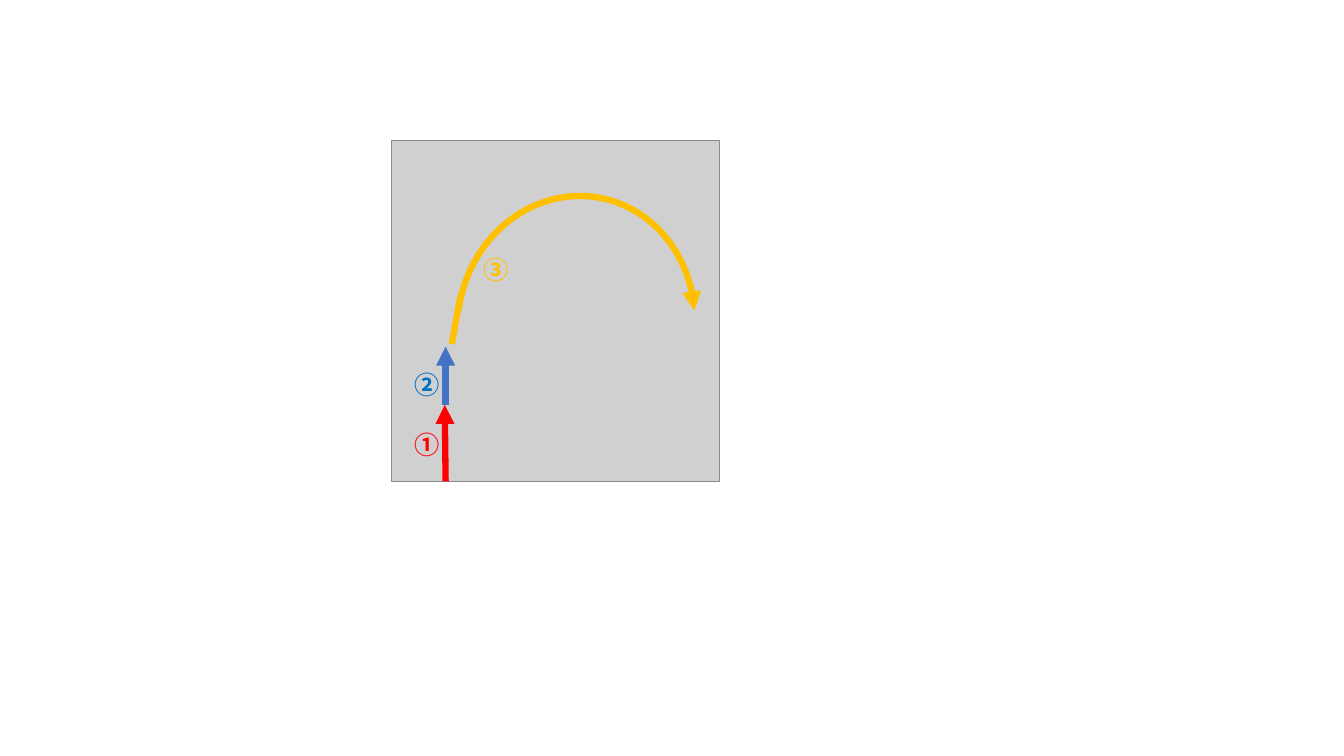
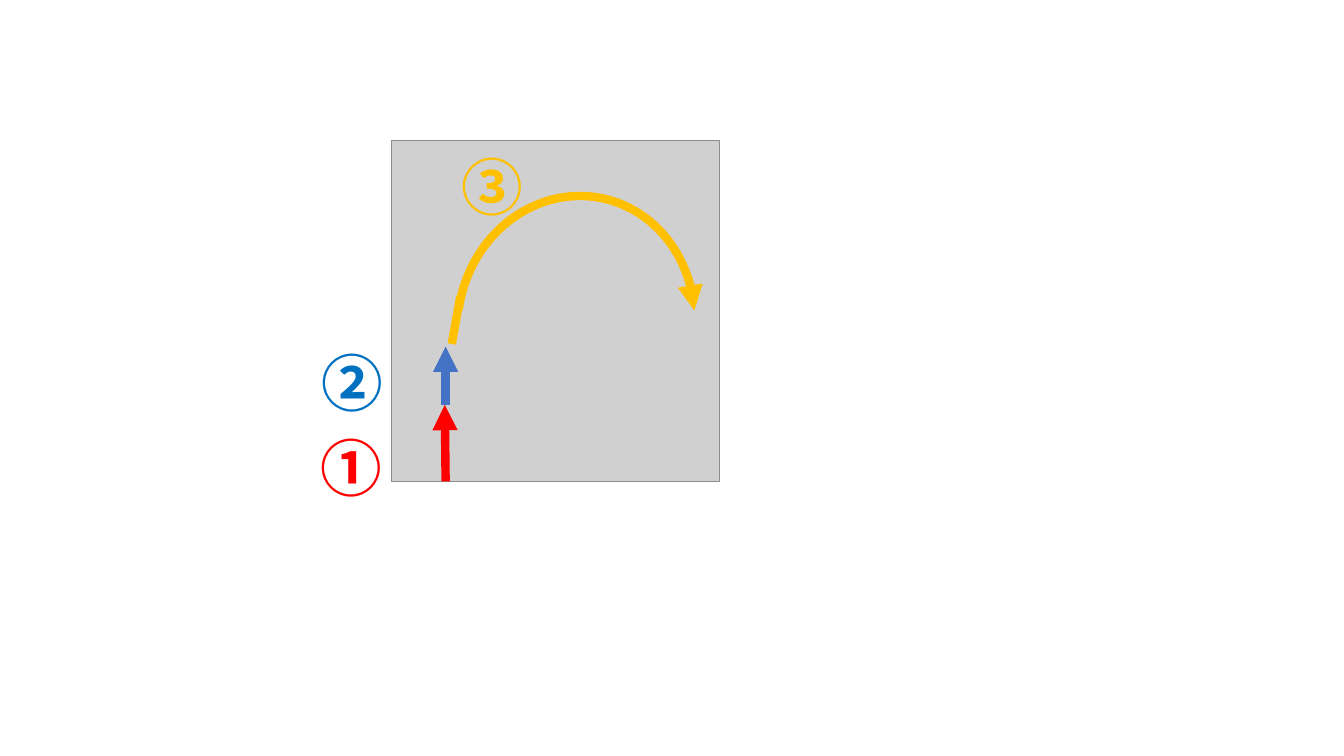
Before and after one commit to miyoshiyuu-systena/tenarobo-primary-mil-2025, a slide deck: slide 1 of model/素材/2.1.1_基本戦略.pptx. Drawn at 1344x756 pixels with LibreOffice and Linux fonts; fonts in the diff are those of the drawing; grey boxes stand for pictures. Boxes give left, top, right and bottom in pixels: in the first picture for what was removed or moved away, otherwise in the second. Text is boxed around its words. In the diff, an @@ line names an element or a change of style, - is before the commit and + after.

```diff
--- a/model/素材/2.1.1_基本戦略.pptx
+++ b/model/素材/2.1.1_基本戦略.pptx
@@ size 18 to 44 pt in 3 elements at box(322, 353, 384, 412), box(320, 438, 382, 497), box(462, 157, 524, 226) @@
@@ text "③": place and size @@
-text "③" at box(484, 257, 509, 282)
+text "③" at box(462, 157, 524, 226)
@@ arc (boxed as its full ellipse) at box(435, 176, 716, 474): outline #FFC000 4.5 pt to #FFC000 6 pt @@
@@ text "②": place and size @@
-text "②" at box(415, 372, 440, 397)
+text "②" at box(322, 353, 384, 412)
@@ arrow (446, 482) - (445, 405): stroke #FF0000 4.5 pt to #FF0000 6 pt @@
@@ text "①": place and size @@
-text "①" at box(415, 432, 440, 457)
+text "①" at box(320, 438, 382, 497)
```
Also in this commit, not shown: 4 other files.
